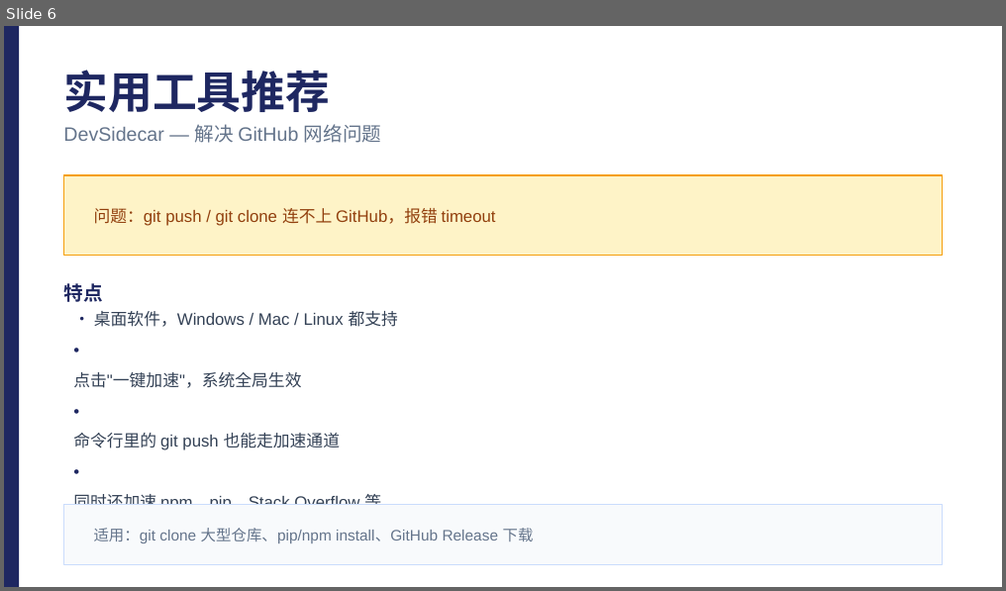
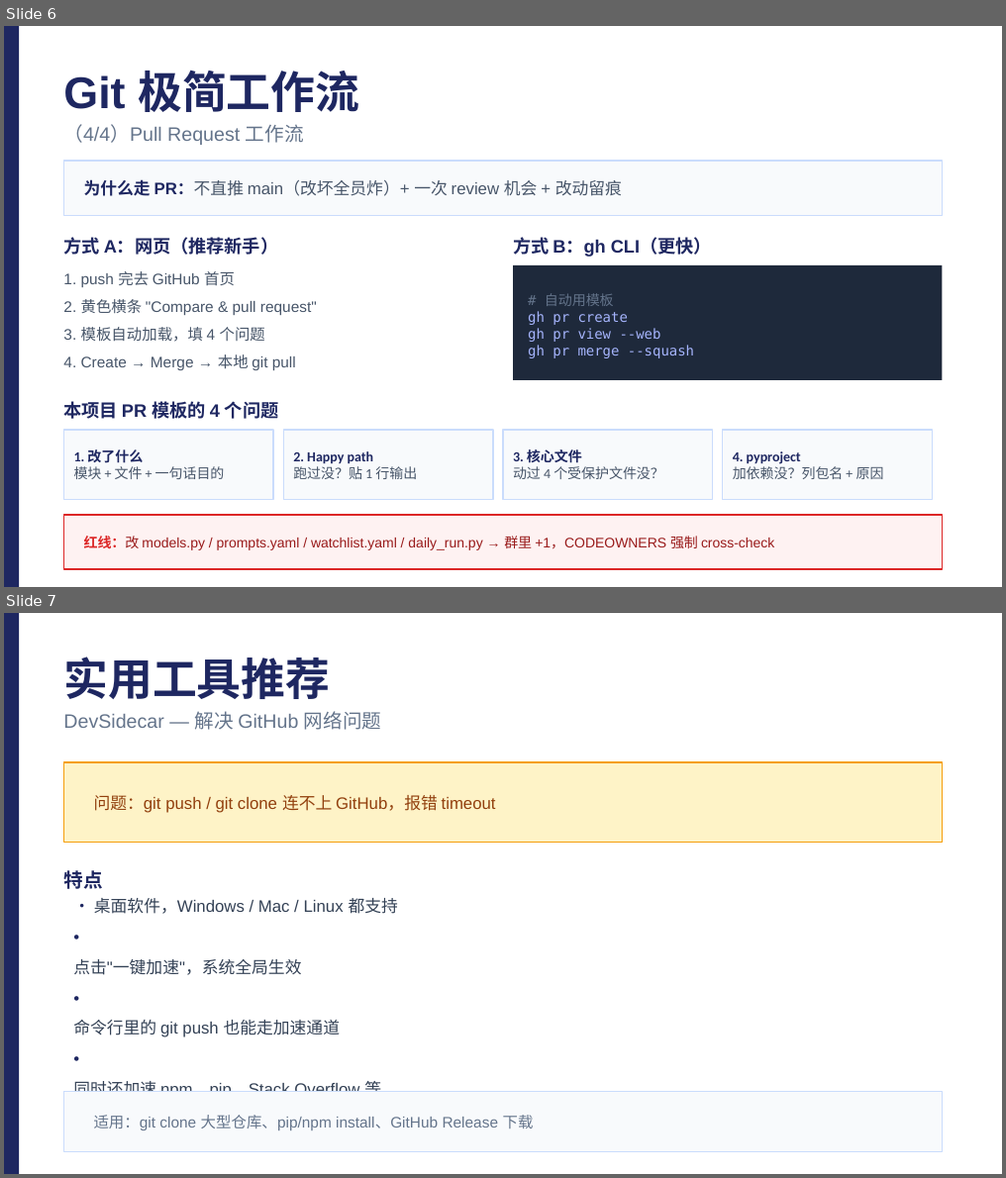
Before and after one commit to lelelelelelelelelelelelele/rednote_monitor, a slide deck: report/20260520/lele_AI工具指南/20260520_AI工具指南.pptx. Shown one above the other, each under a label of ours: slide 6 before the commit, slides 6 and 7 after it. The pictures are 1006x591 and 1006x1178 pixels, drawn with LibreOffice and Linux fonts; fonts in the diff are those of the drawing. Boxes give left, top, right and bottom in pixels: in the first picture for what was removed or moved away, otherwise in the second. Text is boxed around its words. In the diff, an @@ line names an element or a change of style, - is before the commit and + after.

```diff
--- a/report/20260520/lele_AI工具指南/20260520_AI工具指南.pptx
+++ b/report/20260520/lele_AI工具指南/20260520_AI工具指南.pptx
@@ slide 6 added at bbox=[4, 26, 1002, 587], background #FFFFFF @@
@@ rectangle added at bbox=[4, 26, 19, 586], fill #1E2761 @@
@@ text added at bbox=[63, 70, 359, 112], 32 pt, text #1E2761, bold @@
+Git 极简工作流
@@ text added at bbox=[63, 124, 304, 145], 14 pt, text #64748B @@
+（4/4）Pull Request 工作流
@@ rectangle added at bbox=[63, 161, 943, 216], fill #F8FAFC, outline #CADCFC 1 pt @@
@@ text added at bbox=[84, 179, 622, 196], 12 pt, text #475569 @@
+为什么走 PR：不直推 main（改坏全员炸）+ 一次 review 机会 + 改动留痕
@@ text added at bbox=[63, 237, 279, 255], 13 pt, text #1E2761, bold @@
+方式 A：网页（推荐新手）
@@ text added at bbox=[513, 237, 712, 257], 13 pt, text #1E2761, bold @@
+方式 B：gh CLI（更快）
@@ text added at bbox=[63, 272, 235, 287], 11 pt, text #475569 @@
+1. push 完去 GitHub 首页
@@ rectangle added at bbox=[513, 266, 943, 380], fill #1E293B @@
@@ text added at bbox=[63, 299, 317, 315], 11 pt, text #475569 @@
+2. 黄色横条 "Compare & pull request"
@@ text added at bbox=[528, 293, 694, 359], 10 pt, text #A5B4FC @@
+# 自动用模板
+gh pr create
+gh pr view --web
+gh pr merge --squash
@@ text added at bbox=[63, 327, 265, 342], 11 pt, text #475569 @@
+3. 模板自动加载，填 4 个问题
@@ text added at bbox=[63, 355, 296, 371], 11 pt, text #475569 @@
+4. Create → Merge → 本地 git pull
@@ text added at bbox=[63, 401, 279, 419], 13 pt, text #1E2761, bold @@
+本项目 PR 模板的 4 个问题
@@ rectangle added at bbox=[63, 430, 273, 500], fill #F8FAFC, outline #CADCFC 1 pt @@
@@ rectangle added at bbox=[283, 430, 493, 500], fill #F8FAFC, outline #CADCFC 1 pt @@
@@ rectangle added at bbox=[503, 430, 713, 500], fill #F8FAFC, outline #CADCFC 1 pt @@
@@ rectangle added at bbox=[723, 430, 932, 500], fill #F8FAFC, outline #CADCFC 1 pt @@
@@ text added at bbox=[74, 450, 225, 479], 10 pt, text #475569 @@
+1. 改了什么
+模块 + 文件 + 一句话目的
@@ text added at bbox=[293, 452, 417, 479], 10 pt, text #1E2761, bold @@
+2. Happy path
+跑过没？贴 1 行输出
@@ text added at bbox=[513, 450, 664, 479], 10 pt, text #475569 @@
+3. 核心文件
+动过 4 个受保护文件没？
@@ text added at bbox=[733, 452, 884, 479], 10 pt, text #1E2761, bold @@
+4. pyproject
+加依赖没？列包名 + 原因
@@ rectangle added at bbox=[63, 515, 943, 570], fill #FEF2F2, outline #DC2626 1.2 pt @@
@@ text added at bbox=[84, 536, 774, 551], 10 pt, text #991B1B @@
+红线：改 models.py / prompts.yaml / watchlist.yaml / daily_run.py → 群里 +1，CODEOWNERS 强制 cross-check
@@ what was slide 6 is now slide 7 @@
```
Also in this commit, not shown: 6 slides changed, 4 other slides added, 1 slide removed, 2 other files.
